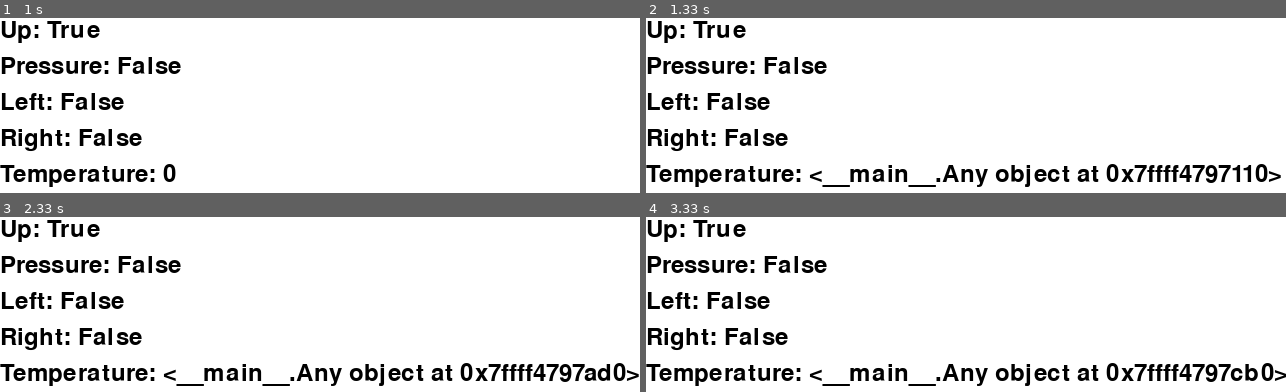
Above: before the commit, frames 1-4 (two rows, left to right).
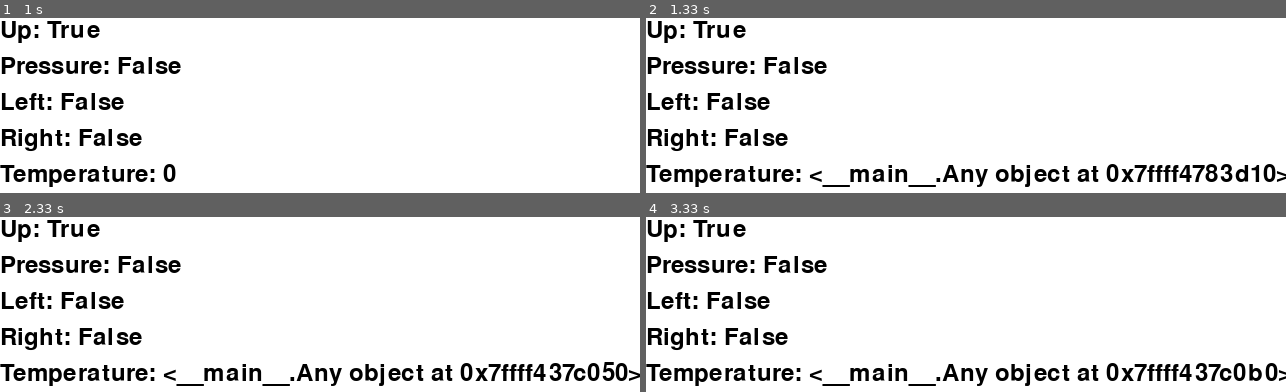
Above: after the commit, the same moments.

Repository: RIT-MDRC/Catbot
Game: pygame game, started from src/raspi/main.py
Two runs of this game, one before a commit and one after it. Both use one fixed random seed, a clock stepped at 60 frames per second and the inputs below.
Inputs:
- Up to frame 1 (1 s): tap W at 0.33 s; tap S at 0.67 s
- Up to frame 2 (1.33 s): hold Right from 1 s (still down)
- Up to frame 3 (2.33 s): release Right at 1.47 s; tap D at 2 s
- Up to frame 4 (3.33 s): hold Left from 2.83 s (still down)

Frame 1 is identical in both runs. In frame 2, 0.7% of the frame differs, in the area x 87-100%, y 83-95%; in frame 3, 0.9%; in frame 4, 1.0%, in the area x 85-100%, y 83-95%.

Commit message:
fix: remvoe muscle obj

Diff:
--- a/src/raspi/control/muscle/muscle_controller.py
+++ b/src/raspi/control/muscle/muscle_controller.py
@@ -41,10 +41,7 @@
         setattr(self, key, value)
 
 
-type Muscle = str | MuscleObj
-
-
-def add_muscle(name: str, muscle: MuscleObj) -> None:
+def add_muscle(name: str, muscle) -> None:
     """
     Add a new muscle to the list of pins.
 
@@ -59,7 +56,7 @@
 
 def get_muscle(
     name: str,
-) -> MuscleObj:
+):
     """
     Get the pin number of a muscle.
 
@@ -82,7 +79,7 @@
     return list(muscles.keys())
 
 
-def get_muscle_devices() -> list[MuscleObj]:
+def get_muscle_devices():
     """
     Get a list of all the muscle pins.
 
@@ -126,7 +123,7 @@
 
 
 @muscle_action
-def contract(muscle: Muscle) -> bool:
+def contract(muscle) -> bool:
     """
     Contract a muscle.
 
@@ -146,7 +143,7 @@
 
 
 @muscle_action
-def relax(muscle: Muscle) -> bool:
+def relax(muscle) -> bool:
     """
     Relax a muscle.
 
@@ -164,7 +161,7 @@
 
 
 @muscle_action
-def toggle_muscle_state(muscle: Muscle) -> bool:
+def toggle_muscle_state(muscle) -> bool:
     """
     Toggle a muscle.
 
